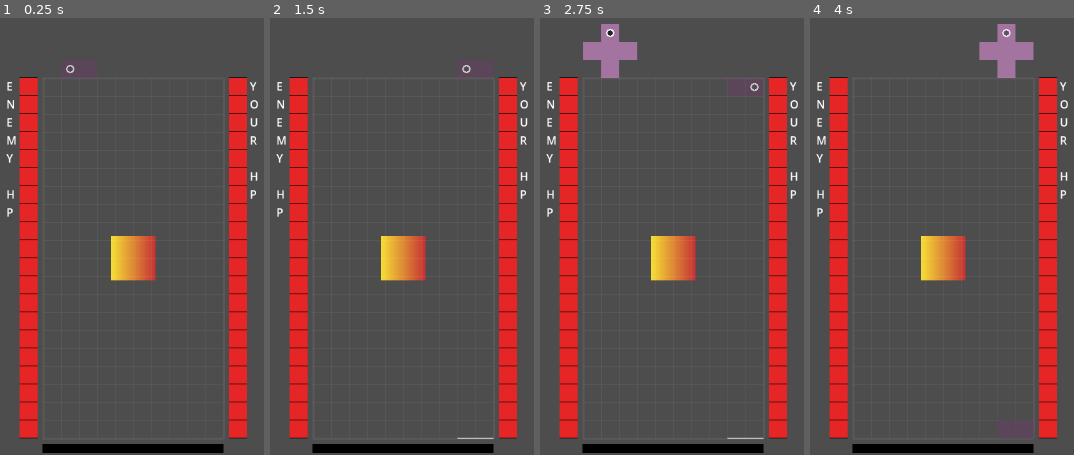
Above: before the commit, frames 1-4 (left to right).
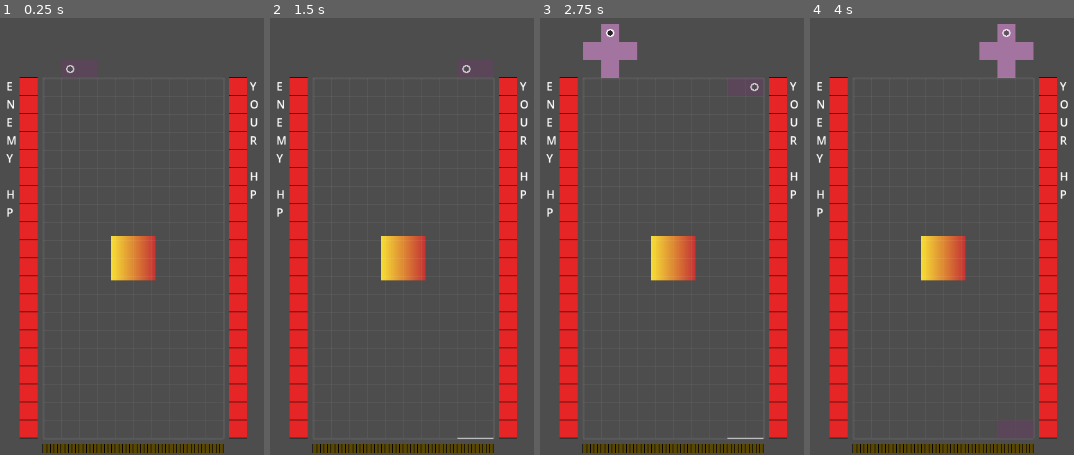
Above: after the commit, the same moments.

Repository: michaellawson96/Polyomino
Game: Godot game, scene res://scenes/Main.tscn
Same seed, same stepped clock (60 frames per second), same inputs: the game is played once before the commit and once after it.
Inputs (mouse positions are in pixels of both pictures, inside the frame that each line leads up to):
- Up to frame 1 (0.25 s): no input
- Up to frame 2 (1.5 s): tap Enter at 0.5 s; move the mouse to (outside the picture) at 0.52 s; hold Right (ui_right) 0.53-1.25 s; hold C (flip_h) 0.53-1.25 s; click (outside the picture) at 0.67 s; tap Space (hard_drop) at 1.25 s; drag from (462, 253) to (outside the picture) at 1.27 s
- Up to frame 3 (2.75 s): tap Enter at 2 s; move the mouse to (outside the picture) at 2.02 s; hold Right (ui_right) from 2.03 s (still down); hold V (origin_next) from 2.03 s (still down)
- Up to frame 4 (4 s): release Right (ui_right) at 2.75 s; release V (origin_next) at 2.75 s; tap Space (hard_drop) at 2.75 s; drag from (outside the picture) to (923, 162) at 2.77 s; move the mouse to (outside the picture) at 3.52 s; hold Left (ui_left) from 3.53 s (still down); hold X (rotate_cw) from 3.53 s (still down)

The runs differ from the first frame. In frame 1, 1.3% of the frame differs, in the area x 16-85%, y 97-100%; in frame 2, 1.3%; in frame 3, 1.3%; in frame 4, 1.3%.

Commit message:
PTP7 Step 5 – HUD: Player/Enemy Health + Points Meter

Diff:
--- a/scripts/battle/BattleScene.gd
+++ b/scripts/battle/BattleScene.gd
@@ -327,15 +327,19 @@
 func _update_bars_values() -> void:
 	if enemy_bar:
 		enemy_bar.set("max_value", _hp_enemy_max)
+		enemy_bar.set("segment_unit", 1)
 		enemy_bar.set("value", _hp_enemy)
 	if player_bar:
 		player_bar.set("max_value", _hp_player_max)
+		player_bar.set("segment_unit", 1)
 		player_bar.set("value", _hp_player)
 	if ap_bar:
 		ap_bar.set("max_value", _ap_max)
+		ap_bar.set("segment_unit", 10) # must divide _ap_max; adjust as needed
 		ap_bar.set("value", _ap)
 	if ap_label:
 		ap_label.text = "ACTION POINTS " + str(_ap) + "/" + str(_ap_max)
+
 
 func _connect_board_hud_signals() -> void:
 	if _board == null:
--- a/scripts/ui/SegmentBar.gd
+++ b/scripts/ui/SegmentBar.gd
@@ -8,15 +8,29 @@
 @export var fill_color: Color = Color(0.9, 0.15, 0.15, 1.0)
 @export var grid_color: Color = Color(0, 0, 0, 1)
 @export var grid_px: float = 1.0
+@export var segment_unit: int = 1: set = set_segment_unit
 
 func set_max_value(v: int) -> void:
 	max_value = max(1, v)
 	value = clamp(value, 0, max_value)
+	_validate_segment_unit()
 	queue_redraw()
 
 func set_value(v: int) -> void:
 	value = clamp(v, 0, max_value)
 	queue_redraw()
+
+func set_segment_unit(u: int) -> void:
+	segment_unit = max(1, u)
+	_validate_segment_unit()
+	queue_redraw()
+
+func _validate_segment_unit() -> void:
+	if segment_unit <= 0:
+		segment_unit = 1
+	if max_value % segment_unit != 0:
+		push_error("SegmentBar: segment_unit must divide max_value exactly (max_value=" + str(max_value) + ", segment_unit=" + str(segment_unit) + "). Falling back to 1.")
+		segment_unit = 1
 
 func _draw() -> void:
 	var r := Rect2(Vector2.ZERO, size)
@@ -25,22 +39,30 @@
 	draw_rect(r, empty_color, true)
 	if max_value <= 0:
 		return
+	var ratio: float = float(value) / float(max_value)
+	ratio = clamp(ratio, 0.0, 1.0)
 	if vertical:
-		var cell_h: float = r.size.y / float(max_value)
-		var fill_h: float = cell_h * float(value)
+		var fill_h: float = r.size.y * ratio
 		if fill_h > 0.0:
 			var y0: float = r.size.y - fill_h
 			draw_rect(Rect2(Vector2(0, y0), Vector2(r.size.x, fill_h)), fill_color, true)
-		var y: float = r.size.y
-		for i in range(max_value + 1):
-			draw_line(Vector2(0, y), Vector2(r.size.x, y), grid_color, grid_px)
-			y -= cell_h
+		var seg_count: int = max_value / segment_unit
+		if seg_count > 0:
+			var cell_h: float = r.size.y / float(seg_count)
+			if cell_h >= 1.0:
+				var y: float = r.size.y
+				for i in range(seg_count + 1):
+					draw_line(Vector2(0, y), Vector2(r.size.x, y), grid_color, grid_px)
+					y -= cell_h
 	else:
-		var cell_w: float = r.size.x / float(max_value)
-		var fill_w: float = cell_w * float(value)
+		var fill_w: float = r.size.x * ratio
 		if fill_w > 0.0:
 			draw_rect(Rect2(Vector2(0, 0), Vector2(fill_w, r.size.y)), fill_color, true)
-		var x: float = 0.0
-		for i in range(max_value + 1):
-			draw_line(Vector2(x, 0), Vector2(x, r.size.y), grid_color, grid_px)
-			x += cell_w
+		var seg_count2: int = max_value / segment_unit
+		if seg_count2 > 0:
+			var cell_w: float = r.size.x / float(seg_count2)
+			if cell_w >= 1.0:
+				var x: float = 0.0
+				for i in range(seg_count2 + 1):
+					draw_line(Vector2(x, 0), Vector2(x, r.size.y), grid_color, grid_px)
+					x += cell_w
